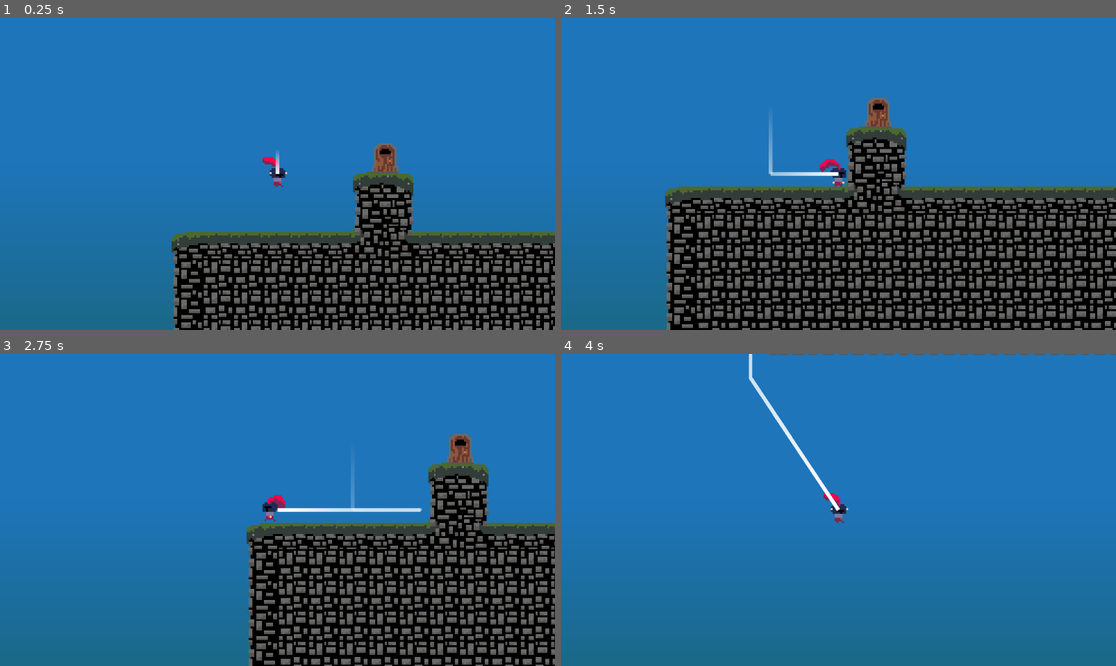
Above: before the commit, frames 1-4 (two rows, left to right).
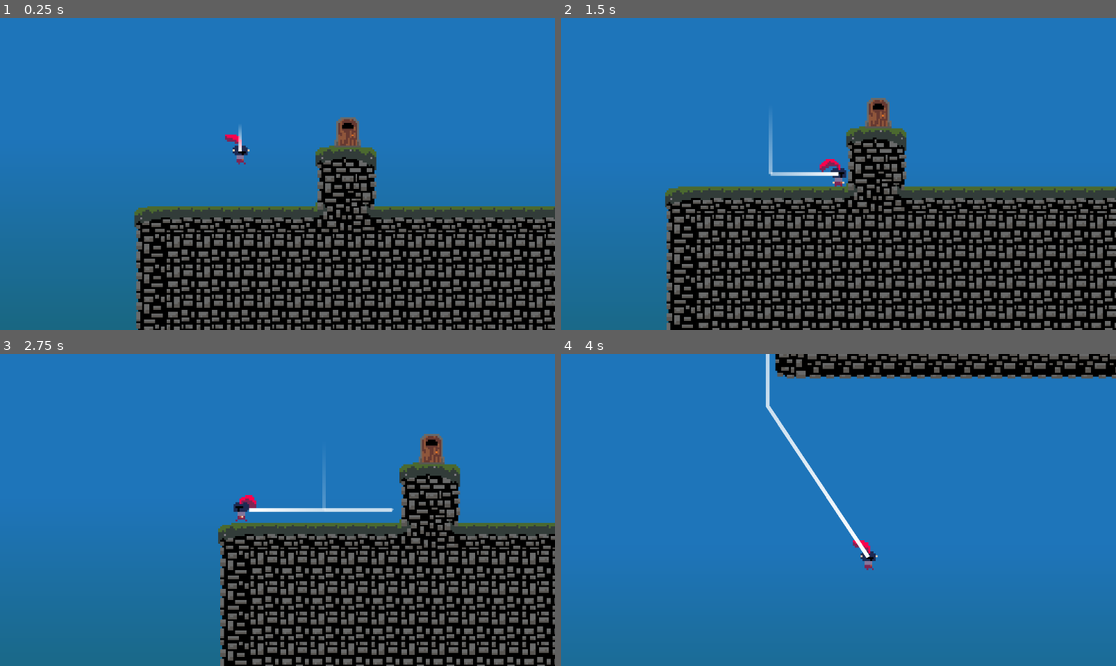
Above: after the commit, the same moments.

Repository: CBurgess97/godot-platformer
Game: Godot game, scene res://Game.tscn
Two runs of this game, one before a commit and one after it. Both use one fixed random seed, a clock stepped at 60 frames per second and the inputs below. This scene is started directly instead of the project's main scene.
Inputs:
- Up to frame 1 (0.25 s): no input
- Up to frame 2 (1.5 s): hold Right (ui_right) from 0.53 s (still down); tap Up (ui_up) at 0.77 s
- Up to frame 3 (2.75 s): tap Up (ui_up) at 1.52 s; tap Enter at 2 s; release Right (ui_right) at 2.03 s; hold Left (ui_left) from 2.03 s (still down)
- Up to frame 4 (4 s): release Left (ui_left) at 2.78 s; hold Right (ui_right) from 2.78 s (still down); tap Up (ui_up) at 3.02, 3.77 s

The runs differ from the first frame. In frame 1, 25% of the frame differs, in the area x 24-100%, y 31-100%; in frame 2, 0.3%; in frame 3, 14%; in frame 4, 5.6%.

Commit message:
Add Smoother Camera Movement

Diff:
--- a/Game.tscn
+++ b/Game.tscn
@@ -20,11 +20,12 @@
 texture_filter = 1
 position = Vector2(326, 328)
 
-[node name="Camera2D" type="Camera2D" parent="." node_paths=PackedStringArray("player")]
+[node name="Camera2D" type="Camera2D" parent="." node_paths=PackedStringArray("target")]
 position = Vector2(392.875, 322.74)
 zoom = Vector2(3.92, 3.92)
 script = ExtResource("2_u44n3")
-player = NodePath("../Player")
+target = NodePath("../Player")
+damping = 10.0
 
 [node name="LevelManager" type="Node2D" parent="." node_paths=PackedStringArray("player")]
 script = ExtResource("2_sb48q")
--- a/Player/player.tscn
+++ b/Player/player.tscn
@@ -26,11 +26,12 @@
 [node name="PlayerMovementComponent" type="Node" parent="."]
 script = ExtResource("4_od3ui")
 friction = 10.0
-jump_velocity = -220.0
-gravity = 400.0
-fall_gravity_multiplier = 1.05
+jump_velocity = -230.0
+gravity = 450.0
+fall_gravity_multiplier = 1.15
 jump_peak_gravity_modifier = 0.9
 jump_cut_multiplier = 0.3
+mandatory_jump_time = 0.05
 
 [node name="CollisionShape2D" type="CollisionShape2D" parent="."]
 z_index = 1
--- a/camera_2d.gd
+++ b/camera_2d.gd
@@ -1,8 +1,15 @@
 extends Camera2D
 
-@export var player: Node2D = null
+@export var target: Node2D = null
+@export var damping: float = 5.0  # How quickly the camera catches up (higher = faster)
 
-func _process(_delta: float) -> void:
-    if player != null:
-        position = player.position
-        pass
+# Internal variables
+var player: Node2D  # Reference to the player node
+
+func _ready():
+	# Check if target is assigned
+	if not target:
+		push_warning("Camera2D: No target node assigned!")
+
+func _physics_process(delta):
+	position = position.lerp(target.position, damping * delta)
